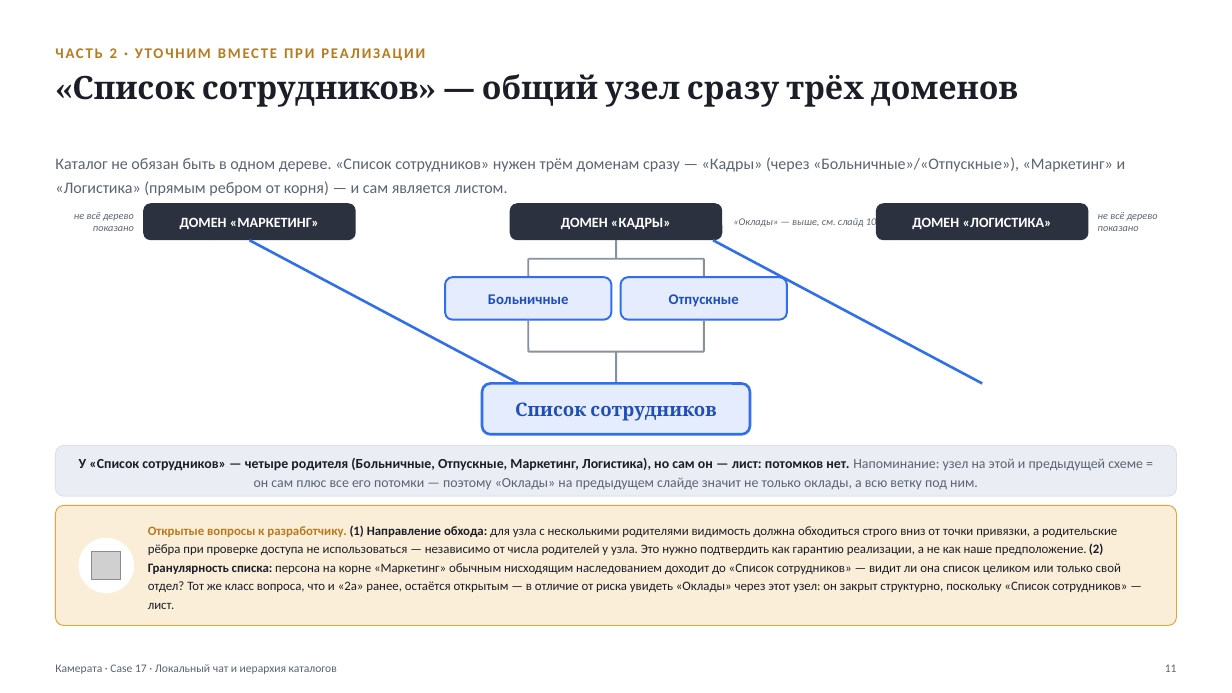
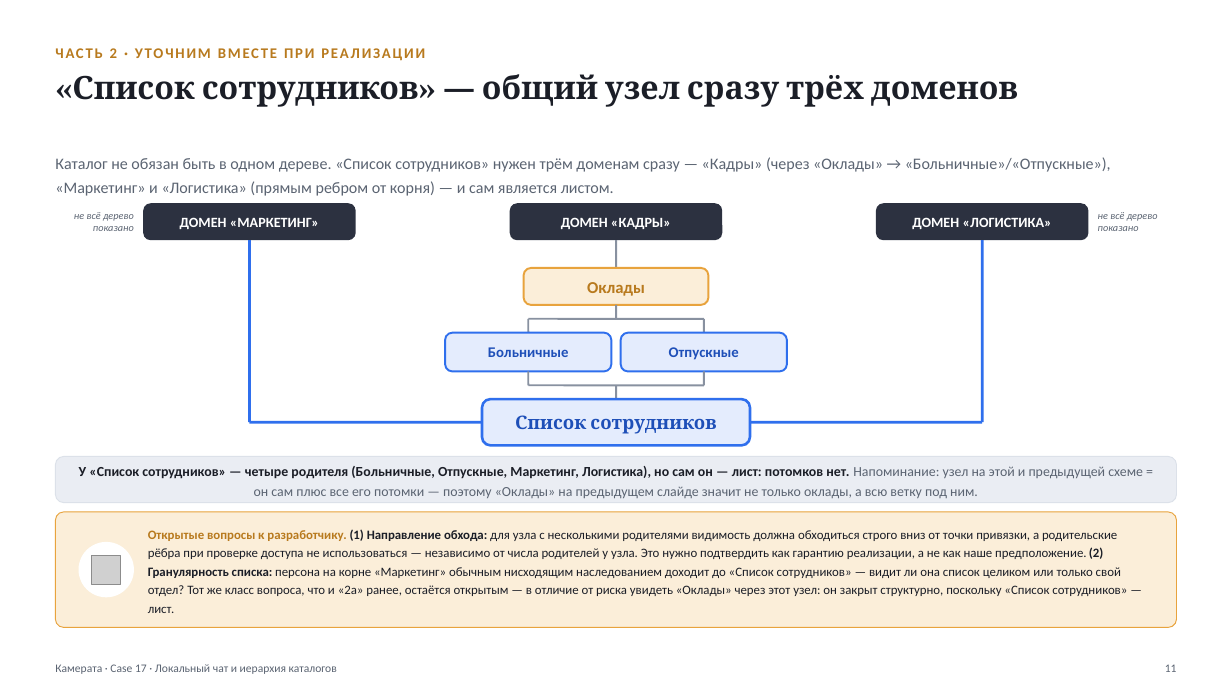
Before and after one commit to vladilslavandrosov-prog/job-RAG, a slide deck: slide 11 of docs/presentations/case-17-lokalny-chat-i-ierarhiya-katalogov.pptx. Drawn at 1232x693 pixels with LibreOffice and Linux fonts; fonts in the diff are those of the drawing; grey boxes stand for pictures. Boxes give left, top, right and bottom in pixels: in the first picture for what was removed or moved away, otherwise in the second. Text is boxed around its words. In the diff, an @@ line names an element or a change of style, - is before the commit and + after.

```diff
--- a/docs/presentations/case-17-lokalny-chat-i-ierarhiya-katalogov.pptx
+++ b/docs/presentations/case-17-lokalny-chat-i-ierarhiya-katalogov.pptx
@@ text at [55, 157, 1111, 196]: text changed @@
-Каталог не обязан быть в одном дереве. «Список сотрудников» нужен трём доменам сразу — «Кадры» (через «Больничные»/«Отпускные»), «Маркетинг» и «Логистика» (прямым ребром от корня) — и сам является листом.
+Каталог не обязан быть в одном дереве. «Список сотрудников» нужен трём доменам сразу — «Кадры» (через «Оклады» → «Больничные»/«Отпускные»), «Маркетинг» и «Логистика» (прямым ребром от корня) — и сам является листом.
@@ text removed at [733, 218, 876, 227] @@
-«Оклады» — выше, см. слайд 10
@@ line added from (250, 240) to (250, 422), #2F6FED 2 pt @@
@@ rounded rectangle added at [524, 268, 709, 305], fill #FBEED9, outline #E8A33D 1.5 pt @@
@@ line moved from (616, 240) - (616, 259) to (616, 240) - (616, 268) @@
@@ line removed from (704, 259) to (704, 277) @@
@@ line added from (982, 240) to (982, 422), #2F6FED 2 pt @@
@@ text added at [587, 282, 645, 296], 13 pt, text #B87A1E, bold @@
+Оклады
@@ line moved from (529, 352) - (704, 352) to (529, 319) - (704, 319) @@
@@ line moved from (529, 320) - (529, 352) to (529, 319) - (529, 333) @@
@@ line moved from (529, 259) - (529, 277) to (616, 305) - (616, 319) @@
@@ line moved from (704, 320) - (704, 352) to (704, 319) - (704, 333) @@
@@ text "Больничные": place and size @@
-text "Больничные" at [488, 294, 569, 304]
+text "Больничные" at [488, 347, 569, 357]
@@ rounded rectangle: place and size @@
-rounded rectangle at [621, 277, 787, 320]
+rounded rectangle at [445, 333, 612, 372]
@@ text "Отпускные": place and size @@
-text "Отпускные" at [669, 294, 739, 307]
+text "Отпускные" at [669, 347, 739, 360]
@@ proportions changed in 5 elements at [445, 333, 612, 372], [55, 512, 1177, 628], [55, 457, 1177, 503], [482, 399, 750, 445], [621, 333, 787, 372] @@
@@ rounded rectangle: place and size @@
-rounded rectangle at [445, 277, 612, 320]
+rounded rectangle at [621, 333, 787, 372]
@@ line moved from (529, 259) - (704, 259) to (529, 385) - (704, 385) @@
@@ line added from (529, 372) to (529, 385), #8891A0 1.5 pt @@
@@ line added from (616, 385) to (616, 399), #8891A0 1.5 pt @@
@@ line moved from (616, 352) - (616, 384) to (704, 372) - (704, 385) @@
@@ text "Список сотрудников": place and size @@
-text "Список сотрудников" at [515, 402, 716, 421]
+text "Список сотрудников" at [515, 415, 716, 434]
@@ rounded rectangle: place and size @@
-rounded rectangle at [482, 384, 750, 434]
+rounded rectangle at [482, 399, 750, 445]
@@ line moved from (250, 240) - (519, 384) to (250, 422) - (482, 422) @@
@@ line moved from (714, 240) - (982, 384) to (750, 422) - (982, 422) @@
@@ rounded rectangle: place and size @@
-rounded rectangle at [55, 445, 1177, 496]
+rounded rectangle at [55, 457, 1177, 503]
@@ text "У «Список сотрудников» — четыре ...": place and size @@
-text "У «Список сотрудников» — четыре ..." at [79, 458, 1143, 489]
+text "У «Список сотрудников» — четыре ..." at [79, 466, 1143, 498]
@@ rounded rectangle: place and size @@
-rounded rectangle at [55, 506, 1177, 626]
+rounded rectangle at [55, 512, 1177, 628]
@@ text "Открытые вопросы к разработчику. (1) ...": place and size @@
-text "Открытые вопросы к разработчику. (1) ..." at [148, 525, 1127, 609]
+text "Открытые вопросы к разработчику. (1) ..." at [148, 529, 1127, 613]
@@ ellipse: place and size @@
-ellipse at [79, 538, 134, 593]
+ellipse at [79, 543, 134, 598]
@@ picture: place and size @@
-picture at [91, 551, 120, 579]
+picture at [91, 555, 120, 584]
```
Also in this commit, not shown: 1 other slide changed.
